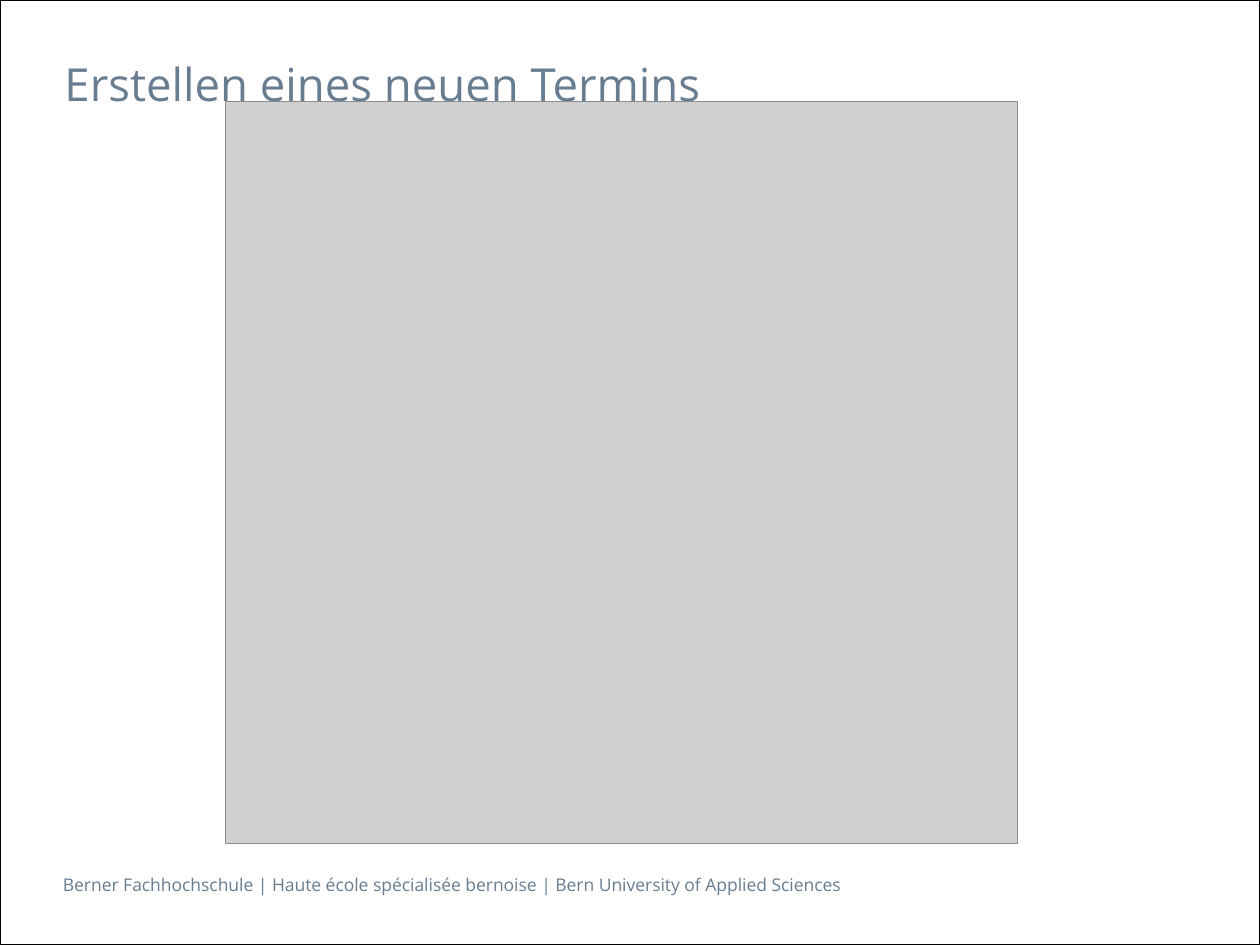
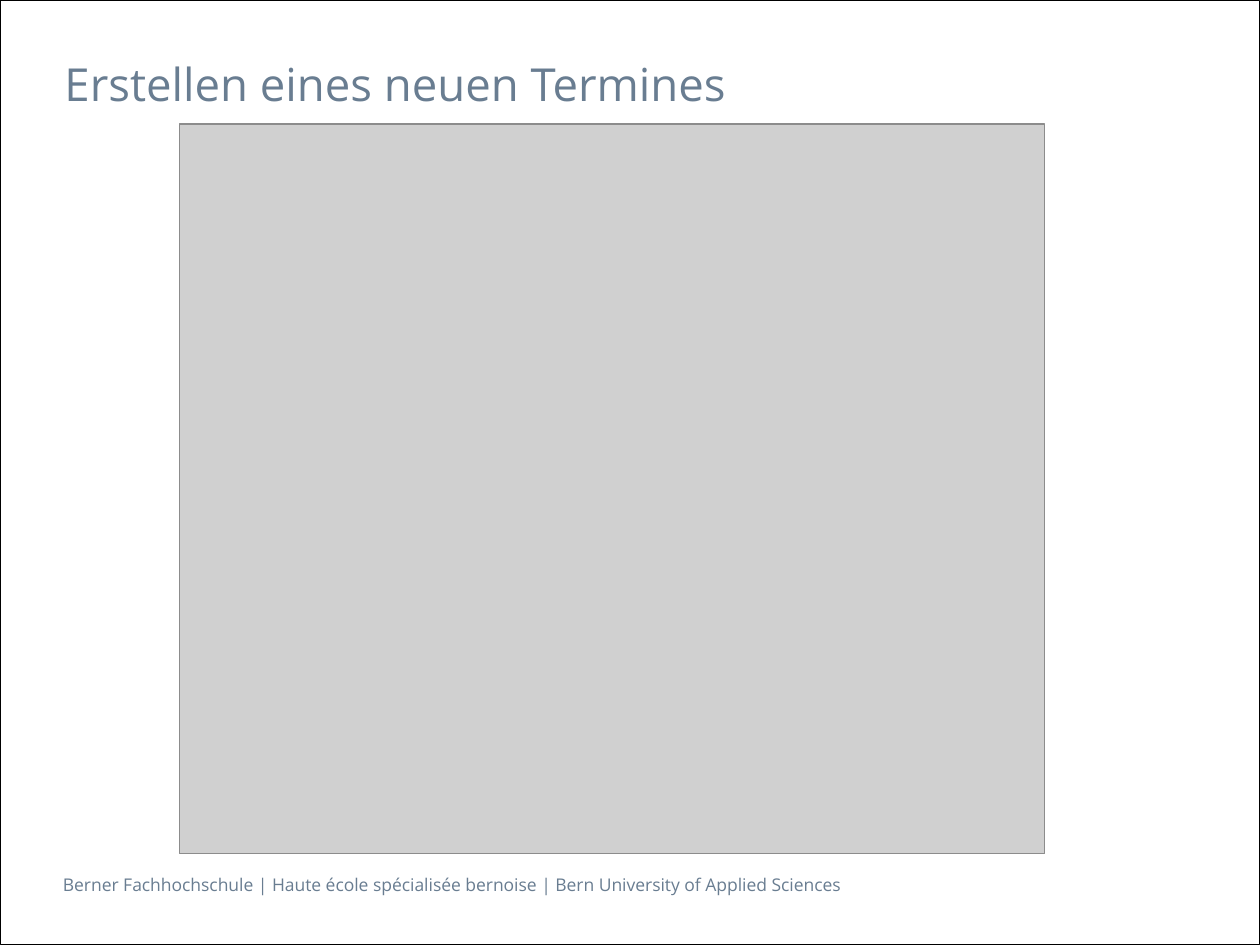
Before and after one commit to zyssm4/ch.bfh.btx8081.w2015.red, a slide deck: slide 4 of doc/Task07/Task07.pptx. Drawn at 1260x945 pixels with LibreOffice and Linux fonts; fonts in the diff are those of the drawing; grey boxes stand for pictures. Boxes give left, top, right and bottom in pixels: in the first picture for what was removed or moved away, otherwise in the second. Text is boxed around its words. In the diff, an @@ line names an element or a change of style, - is before the commit and + after.

```diff
--- a/doc/Task07/Task07.pptx
+++ b/doc/Task07/Task07.pptx
@@ title at [64,66,726,102]: text changed @@
-Erstellen eines neuen Termins
+Erstellen eines neuen Termines
@@ picture: place and size @@
-picture at [226,102,1018,844]
+picture at [179,123,1045,853]
```
Also in this commit, not shown: 3 other slides changed, 2 other files.
